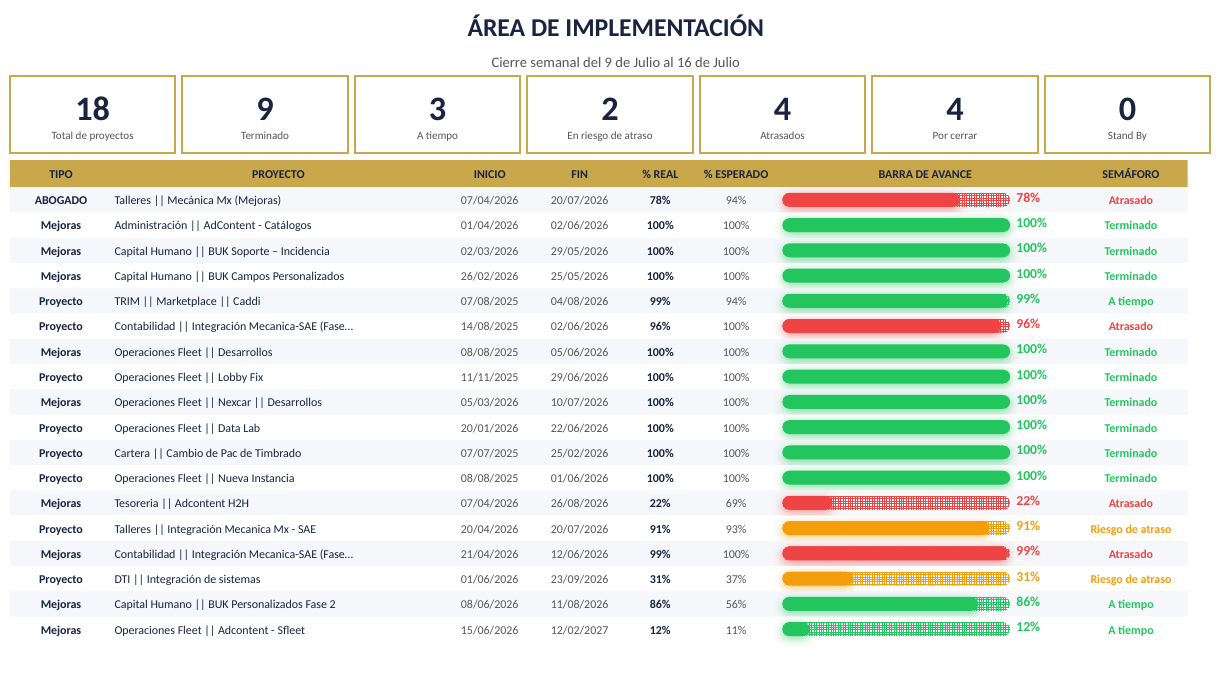
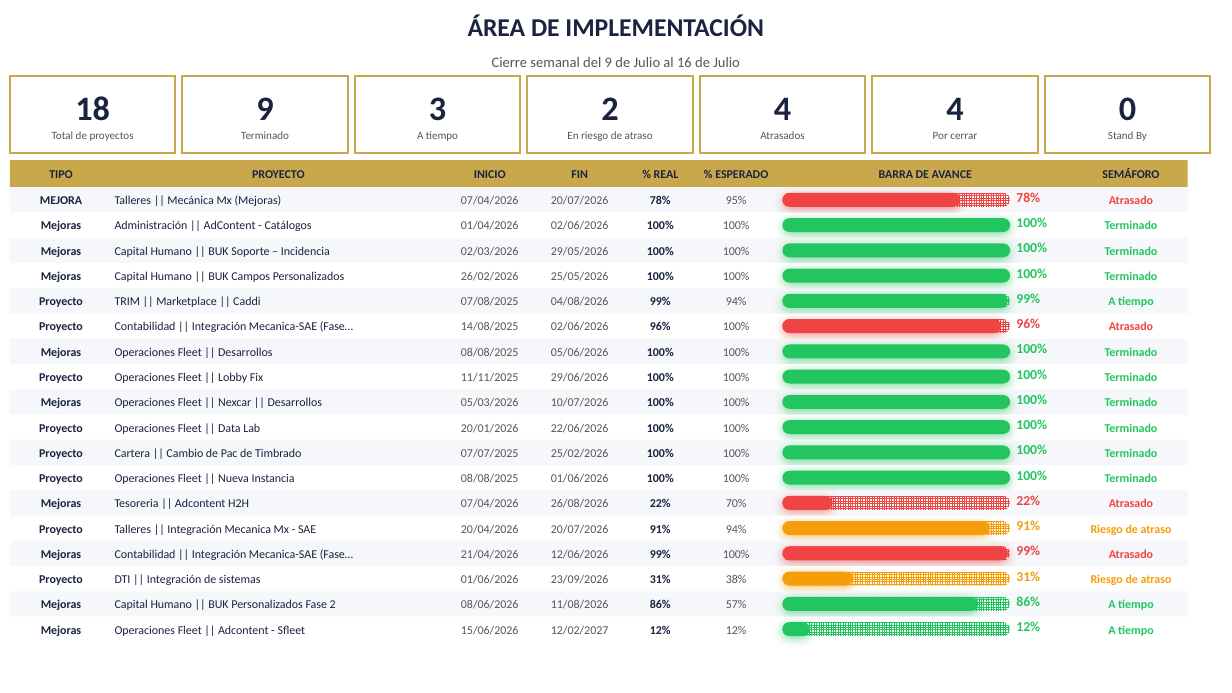
Before and after one commit to DTI-Dashboard/Proyectos, a slide deck: slide 2 of cierre_base.pptx. Drawn at 1232x693 pixels with LibreOffice and Linux fonts; fonts in the diff are those of the drawing; background and template pictures are left out. Boxes give left, top, right and bottom in pixels: in the first picture for what was removed or moved away, otherwise in the second. Text is boxed around its words. In the diff, an @@ line names an element or a change of style, - is before the commit and + after.

Commit message:
reporte: actualizar cierre_base.pptx (bajo demanda)

```diff
--- a/cierre_base.pptx
+++ b/cierre_base.pptx
@@ text at [40,196,82,204]: text changed @@
-ABOGADO
+MEJORA
@@ text at [726,196,747,204]: text changed @@
-94%
+95%
@@ text at [726,499,747,507]: text changed @@
-69%
+70%
@@ text at [726,525,747,533]: text changed @@
-93%
+94%
@@ text at [726,575,747,583]: text changed @@
-37%
+38%
@@ text at [726,600,747,608]: text changed @@
-56%
+57%
```
